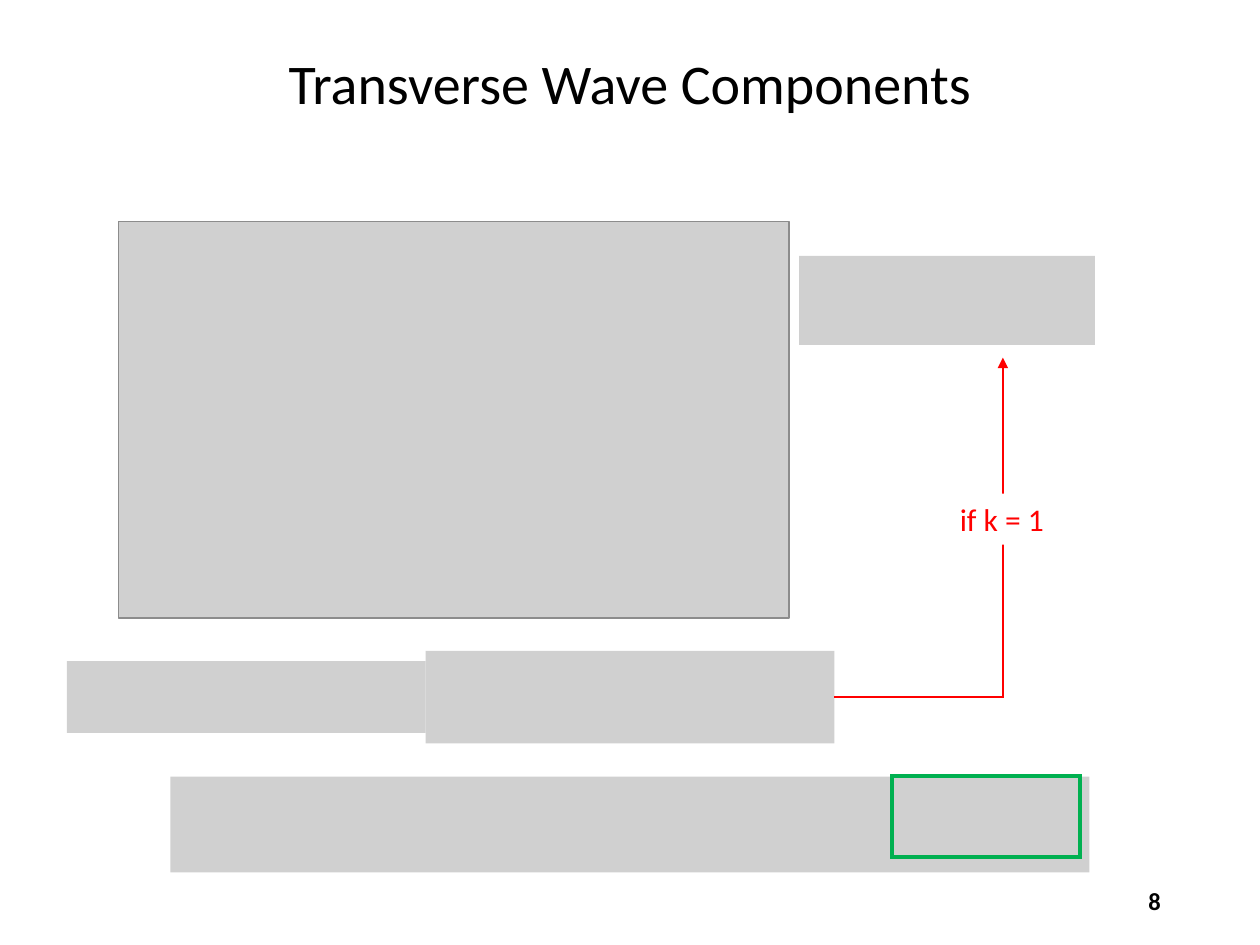
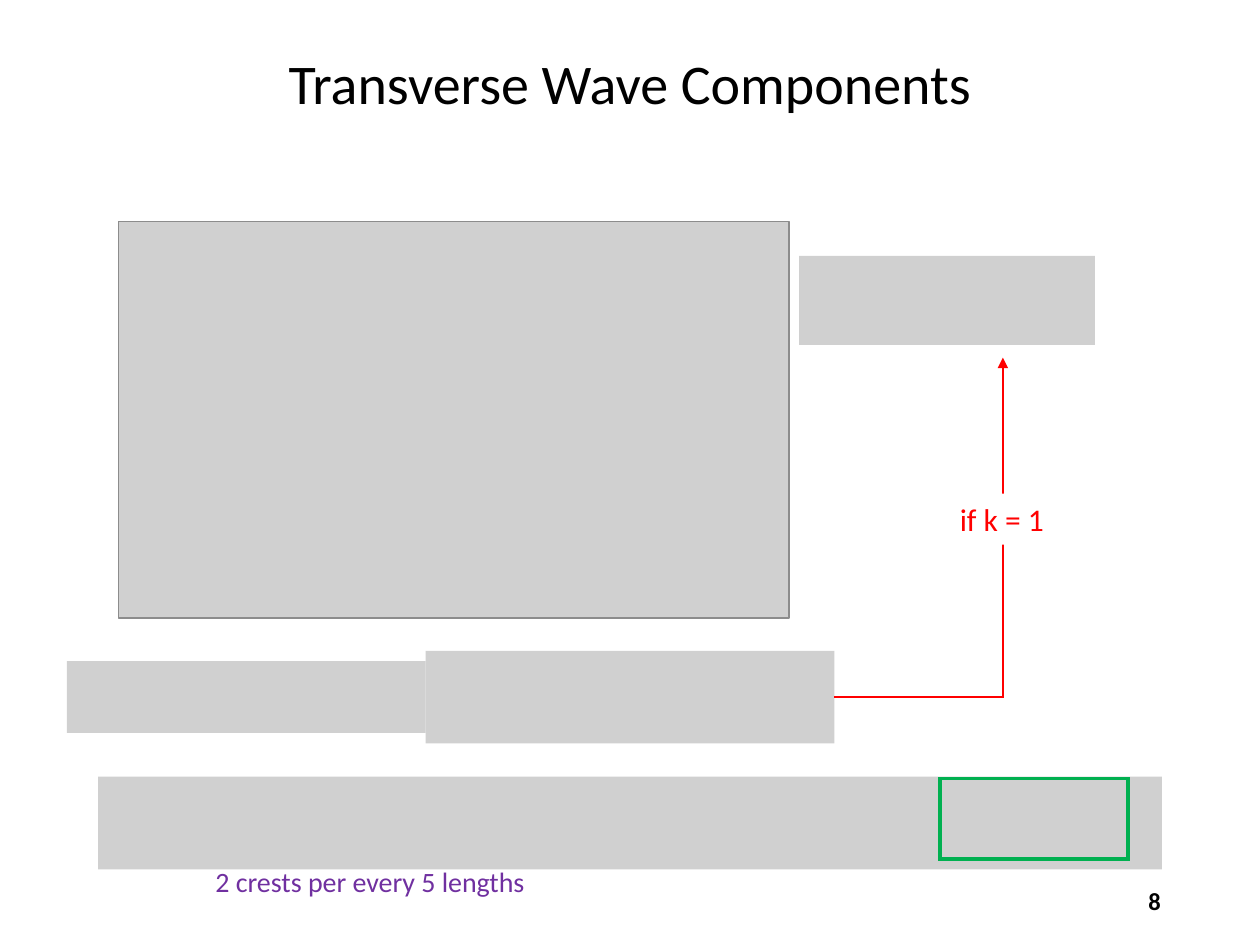
Before and after one commit to dbiersach/scicomp101, a slide deck: slide 8 of Session 09 - Measuring Waves/Session 09 - Measuring Waves.pptx. Drawn at 1260x945 pixels with LibreOffice and Linux fonts; fonts in the diff are those of the drawing; grey boxes stand for pictures. Boxes give left, top, right and bottom in pixels: in the first picture for what was removed or moved away, otherwise in the second. Text is boxed around its words. In the diff, an @@ line names an element or a change of style, - is before the commit and + after.

Commit message:
Fix labs slides

```diff
--- a/Session 09 - Measuring Waves/Session 09 - Measuring Waves.pptx
+++ b/Session 09 - Measuring Waves/Session 09 - Measuring Waves.pptx
@@ picture resized from (x1=170, y1=776, x2=1089, y2=872) to (x1=98, y1=776, x2=1162, y2=869) @@
@@ rectangle moved from (x1=892, y1=776, x2=1080, y2=857) to (x1=940, y1=779, x2=1128, y2=859) @@
@@ text added at (x1=215, y1=872, x2=525, y2=897), 16 pt, text #7030A0 @@
+2 crests per every 5 lengths
```
Also in this commit, not shown: 2 other files.
